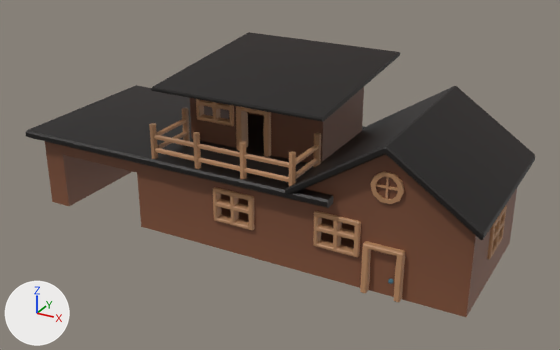
Two versions of the FBX model Assets/Art/Models/Outside/Props/HouseBig.fbx, one commit apart.
Before and after are seen from a 50 mm camera at (7.21, -12.63, 7.42) aimed at (0.16, 0.18, 1.02). The axes (+X, +Y, +Z) are drawn at lower left. The lights are the same throughout. Objects named as collision shapes, trigger or cutter boxes, shadow casters or lower levels of detail are left out. Where no turn or scale is listed for an object, it has been applied to the vertices.

The first picture shows 'HouseBig_LOD0'.
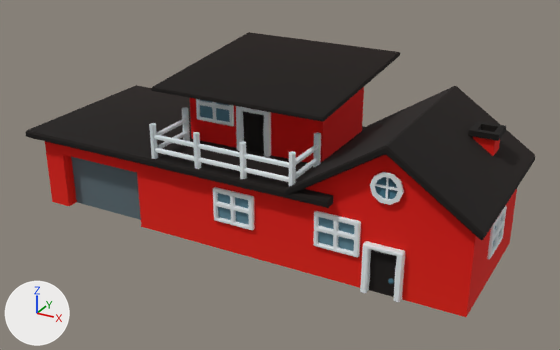
Pixel boxes [x1, y1, x2, y2] of what changed, in the pictures (560 x 350 px):
part 1 of me_mesh_023, added
    after: [468, 121, 506, 156]
part 2 of me_mesh_023, built on
    before: [63, 155, 476, 317]
    after: [63, 100, 502, 317]
part 3 of me_mesh_023, surface changed (brown to red)
    both: [45, 87, 517, 317]

The change in detail:
me_mesh_023 is used by ob_housebig_lod0; location (0.0, 0.0, 0.0).
me_mesh_023 had 2233 vertices, 2081 faces and spanned x -4.93..4.82, y -1.74..2.48, z -0.01..3.28.
me_mesh_023 now has 2293 vertices, 2149 faces and spans x -4.93..4.82, y -1.74..2.48, z -0.01..3.28.
me_mesh_023 part 1: a new loose piece of 24 vertices spanning x 3.84..4.38, y 0.56..1.1, z 2.03..2.54, in mat_pp_standard_material (picture img_pp_color_palette_png).
Part 2, on me_mesh_023:
1 vertex is removed from x 3.11, y -1.49, z 1.04.
35 faces are deleted.
33 vertices in x 2.83..3.41, y -1.56..-1.47, z 1.79..2.35 move by (0.0, -0.03, 0.0).
17 vertices in x 2.83..3.42, y -1.57..-1.48, z 1.79..2.35 move by (0.0, -0.02, 0.0).
31 vertices are added at x 2.82..3.47, y -1.63..-1.34, z -0.01..2.54.
6 new vertices lie (0.0, 0.24, 0.0) away from vertices in x -4.16..-2.19, y -1.49, z 0.0..1.22.
81 new faces join them.
me_mesh_023 part 3: 1938 kept faces spanning x -4.65..4.7, y -1.66..1.57, z -0.01..3.1 get new texture (UV) coordinates.
